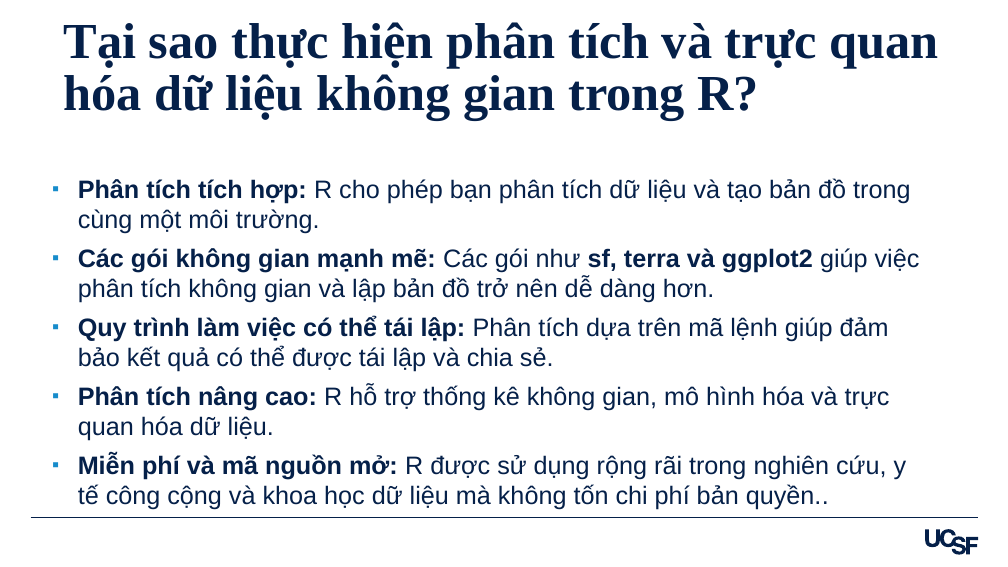
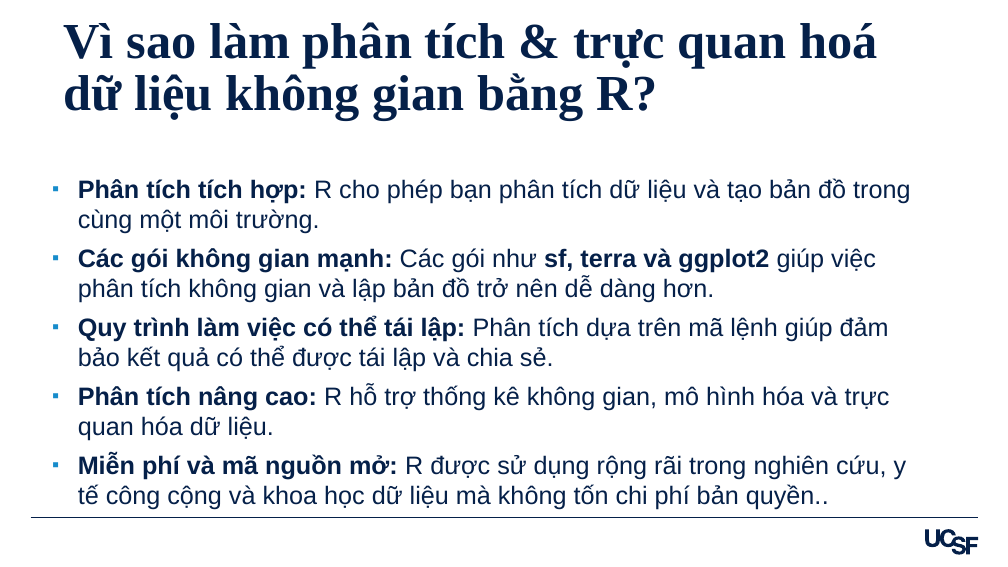
Before and after one commit to amirzazadeh/DataVisualization, a slide deck: slide 27 of Slides_Viet_Data_Visualization_in_R_Ali_Mirzazadeh.pptx. Drawn at 1008x567 pixels with LibreOffice and Linux fonts; fonts in the diff are those of the drawing. Boxes give left, top, right and bottom in pixels: in the first picture for what was removed or moved away, otherwise in the second. Text is boxed around its words. In the diff, an @@ line names an element or a change of style, - is before the commit and + after.

```diff
--- a/Slides_Viet_Data_Visualization_in_R_Ali_Mirzazadeh.pptx
+++ b/Slides_Viet_Data_Visualization_in_R_Ali_Mirzazadeh.pptx
@@ title at bbox=[64, 22, 877, 120]: text changed @@
-Tại sao thực hiện phân tích và trực quan hóa dữ liệu không gian trong R?
+Vì sao làm phân tích & trực quan hoá dữ liệu không gian bằng R?
@@ text at bbox=[78, 248, 876, 303]: text changed @@
-▪ Các gói không gian mạnh mẽ: Các gói như sf, terra và ggplot2 giúp việc phân tích không gian và lập bản đồ trở nên dễ dàng hơn.
+▪ Các gói không gian mạnh: Các gói như sf, terra và ggplot2 giúp việc phân tích không gian và lập bản đồ trở nên dễ dàng hơn.
```
Also in this commit, not shown: 30 other slides changed, 1 other file.
